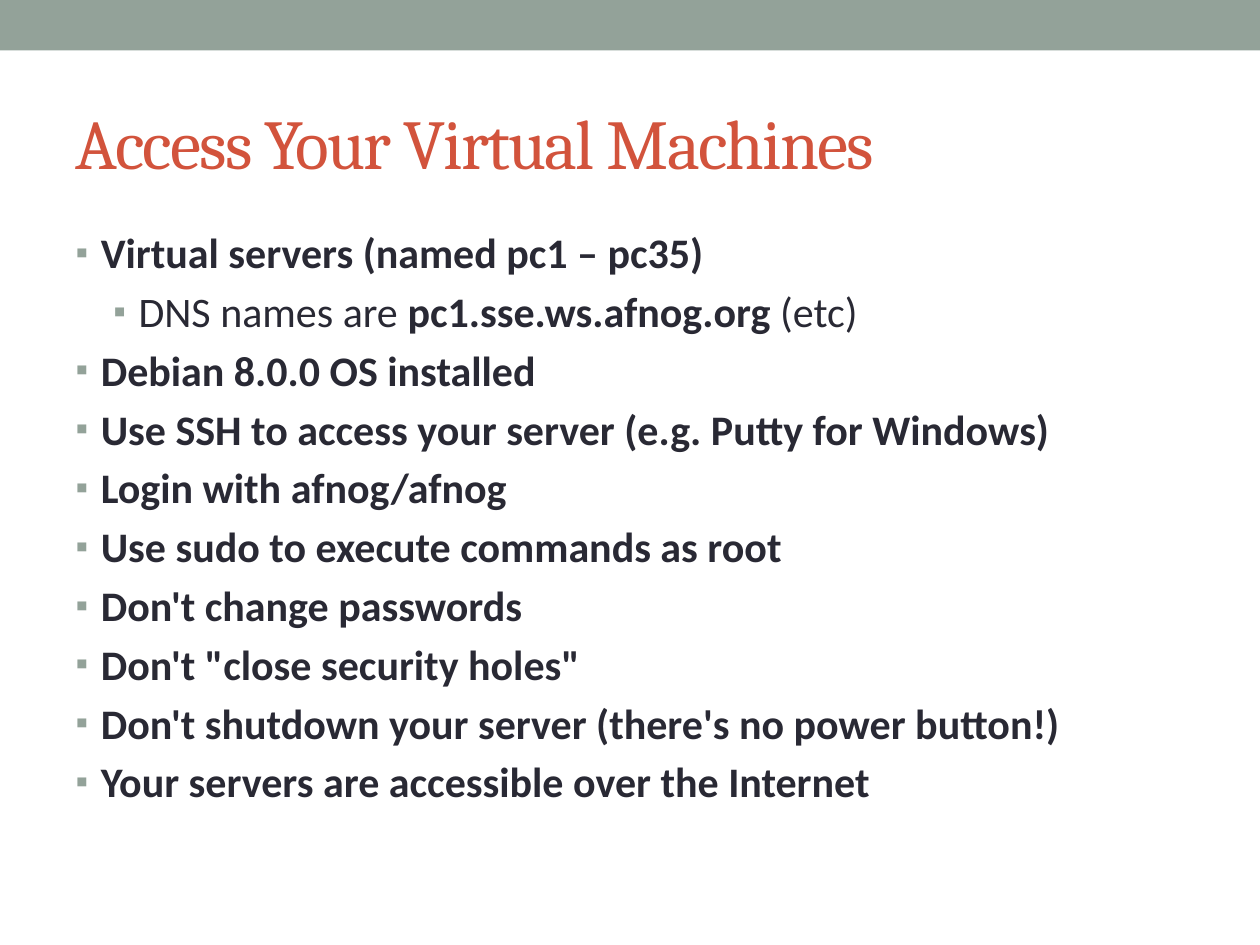
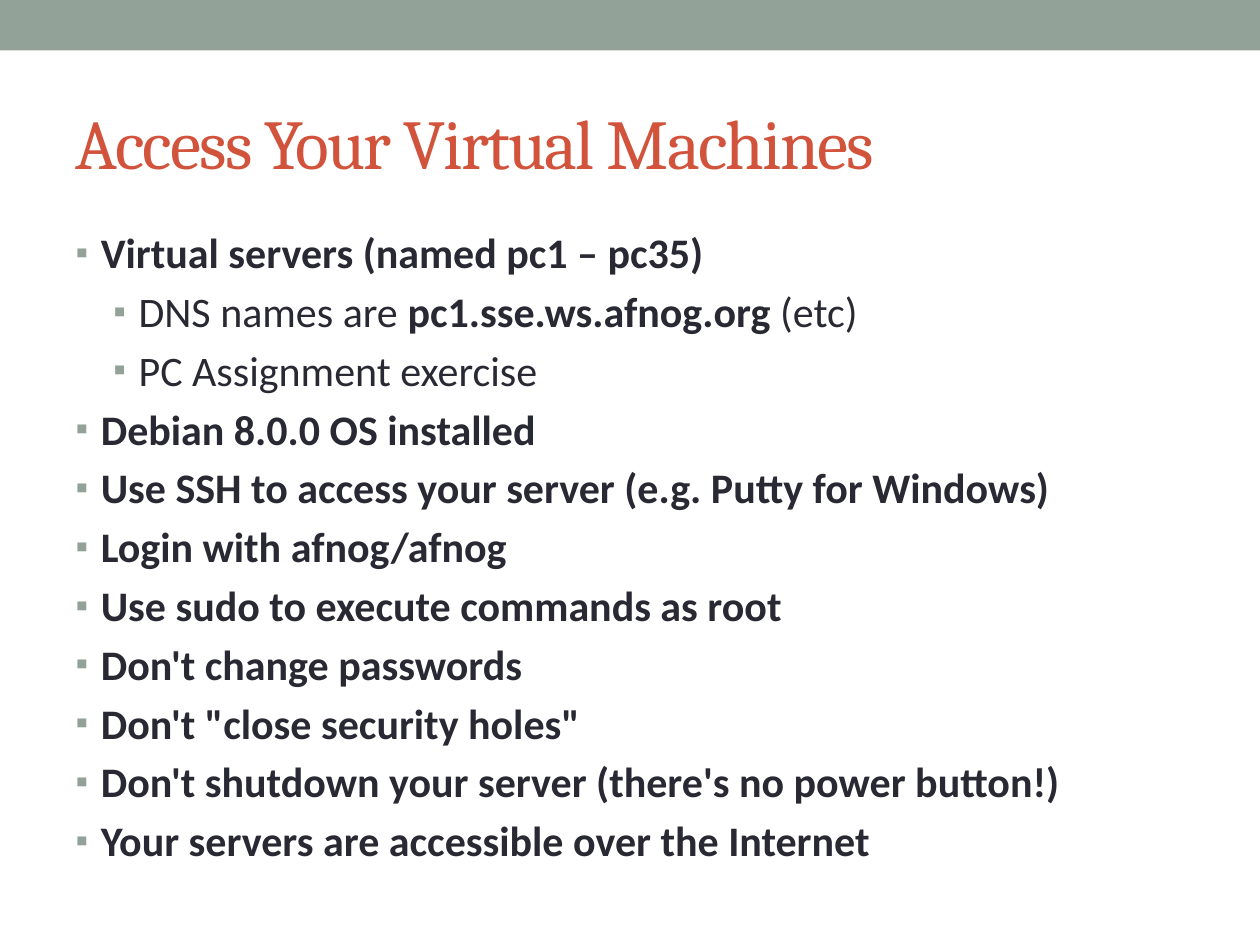
Before and after one commit to afnog/sse, a slide deck: slide 9 of intro/IntroPresentation.pptx. Drawn at 1260x945 pixels with LibreOffice and Linux fonts; fonts in the diff are those of the drawing. Boxes give left, top, right and bottom in pixels: in the first picture for what was removed or moved away, otherwise in the second. Text is boxed around its words. In the diff, an @@ line names an element or a change of style, - is before the commit and + after.

```diff
--- a/intro/IntroPresentation.pptx
+++ b/intro/IntroPresentation.pptx
@@ text at bbox=[139, 357, 537, 394]: paragraph added @@
+  ▪ PC Assignment exercise
```
Also in this commit, not shown: 12 other slides changed, 6 slides added, 1 slide removed.
